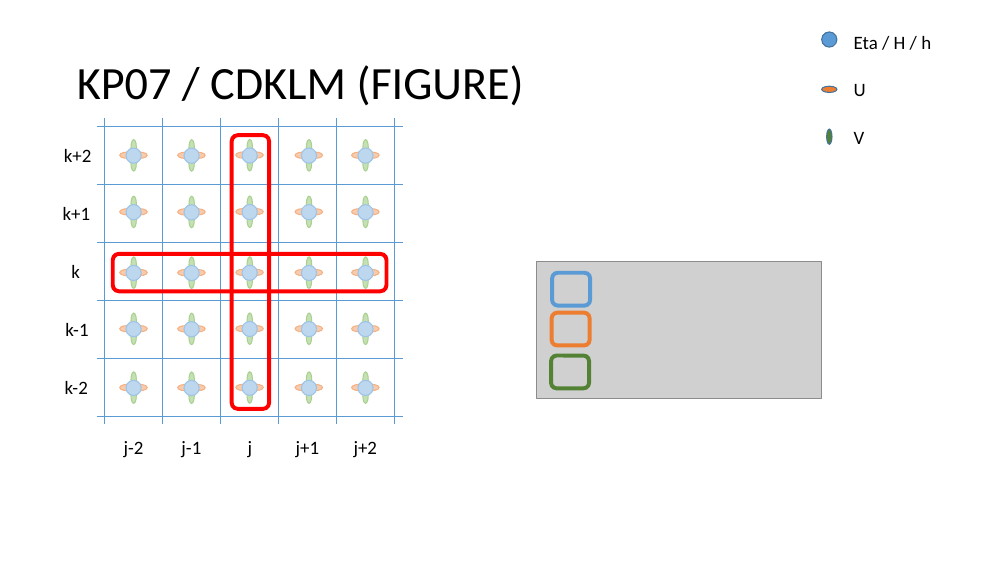
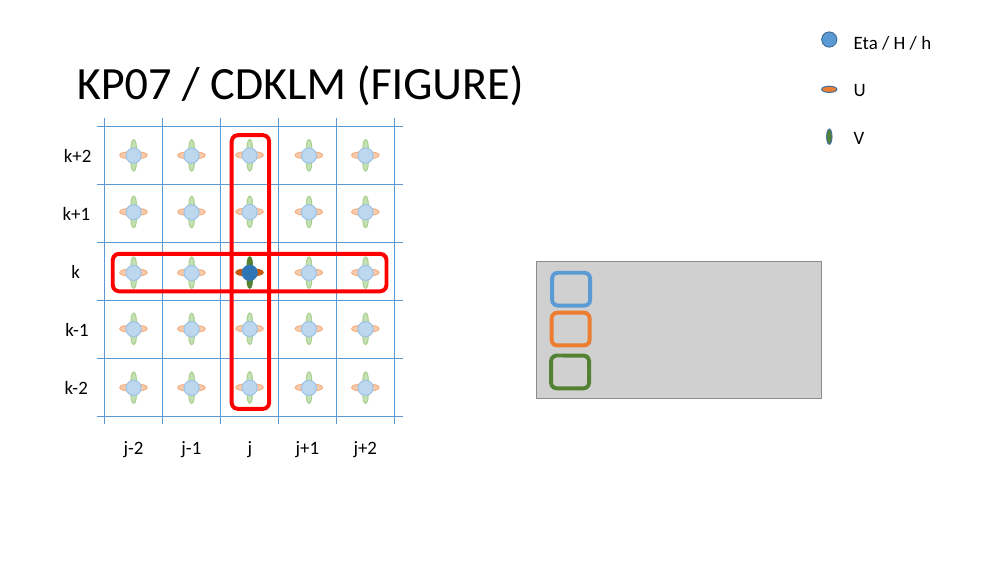
Before and after one commit to metno/gpu-ocean, a slide deck: slide 25 of python/fbl_ctcs_stencils.pptx (slide 23 before the commit). Drawn at 1008x567 pixels with LibreOffice and Linux fonts; fonts in the diff are those of the drawing; grey boxes stand for pictures. Boxes give left, top, right and bottom in pixels: in the first picture for what was removed or moved away, otherwise in the second. Text is boxed around its words. In the diff, an @@ line names an element or a change of style, - is before the commit and + after.

Commit message:
Fixed incoherent style on legend, using same colors as in the grid

```diff
--- a/python/fbl_ctcs_stencils.pptx
+++ b/python/fbl_ctcs_stencils.pptx
@@ ellipse at box(236, 269, 251, 275): fill #F8CBAD to #C55A11; outline #F4B183 1 pt to #C55A11 1 pt @@
@@ ellipse at box(242, 265, 257, 281): fill #BDD7EE to #2E75B6; outline #9DC3E6 1 pt to #2E75B6 1 pt @@
@@ ellipse at box(247, 257, 253, 272): fill #C5E0B4 to #548235; outline #A9D18E 1 pt to #548235 1 pt @@
@@ ellipse at box(248, 269, 263, 275): fill #F8CBAD to #C55A11; outline #F4B183 1 pt to #C55A11 1 pt @@
@@ ellipse at box(247, 273, 253, 288): fill #C5E0B4 to #548235; outline #A9D18E 1 pt to #548235 1 pt @@
```
Also in this commit, not shown: 3 other slides changed, 2 slides added.
